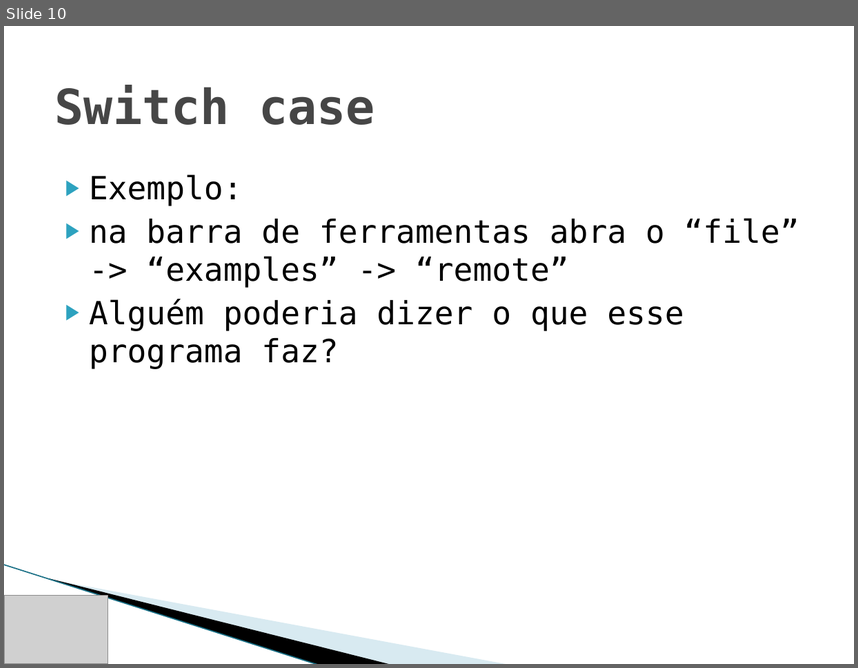
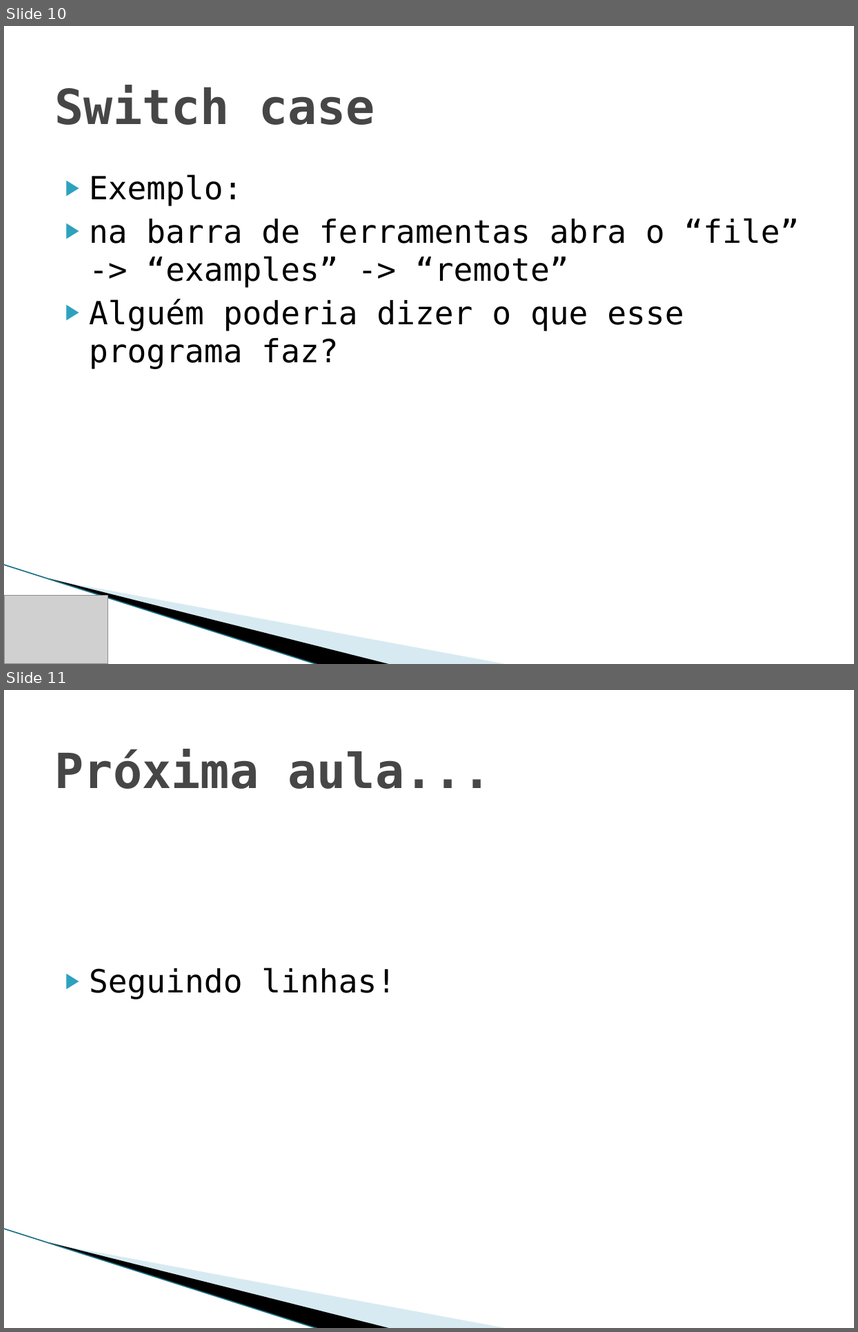
Before and after one commit to IEEE-RAS-UnB/edubot, a slide deck: Aula 04/Aula 04.pptx. Shown one above the other, each under a label of ours: slide 10 before the commit, slides 10 and 11 after it. The pictures are 858x668 and 858x1332 pixels, drawn with LibreOffice and Linux fonts; fonts in the diff are those of the drawing; grey boxes stand for pictures; background and template pictures are left out. Boxes give left, top, right and bottom in pixels: in the first picture for what was removed or moved away, otherwise in the second. Text is boxed around its words. In the diff, an @@ line names an element or a change of style, - is before the commit and + after.

```diff
--- a/Aula 04/Aula 04.pptx
+++ b/Aula 04/Aula 04.pptx
@@ slide 11 added at [4, 690, 854, 1328], background #FFFFFF; not listed: 3 template elements that a slide beside it also shows @@
@@ title added at [55, 749, 493, 789], 41 pt, text #464646, bold @@
+Próxima aula...
@@ text added at [89, 967, 396, 999], 27 pt, text #000000 @@
+▶ Seguindo linhas!
```
Also in this commit, not shown: 6 other files.
